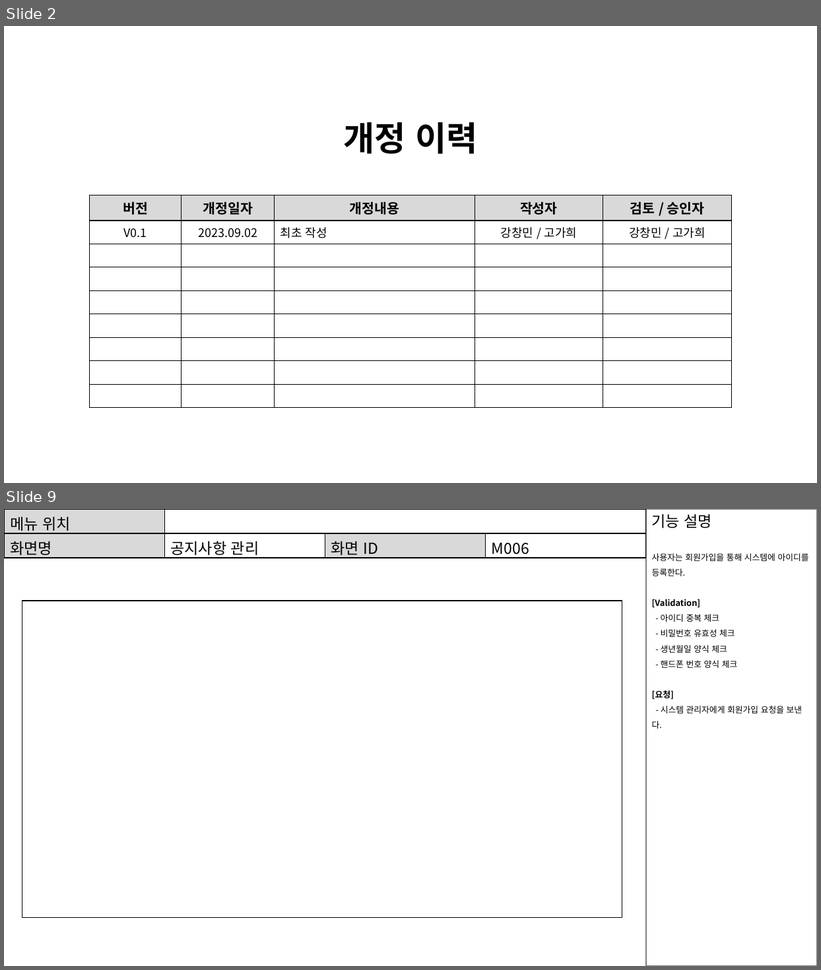
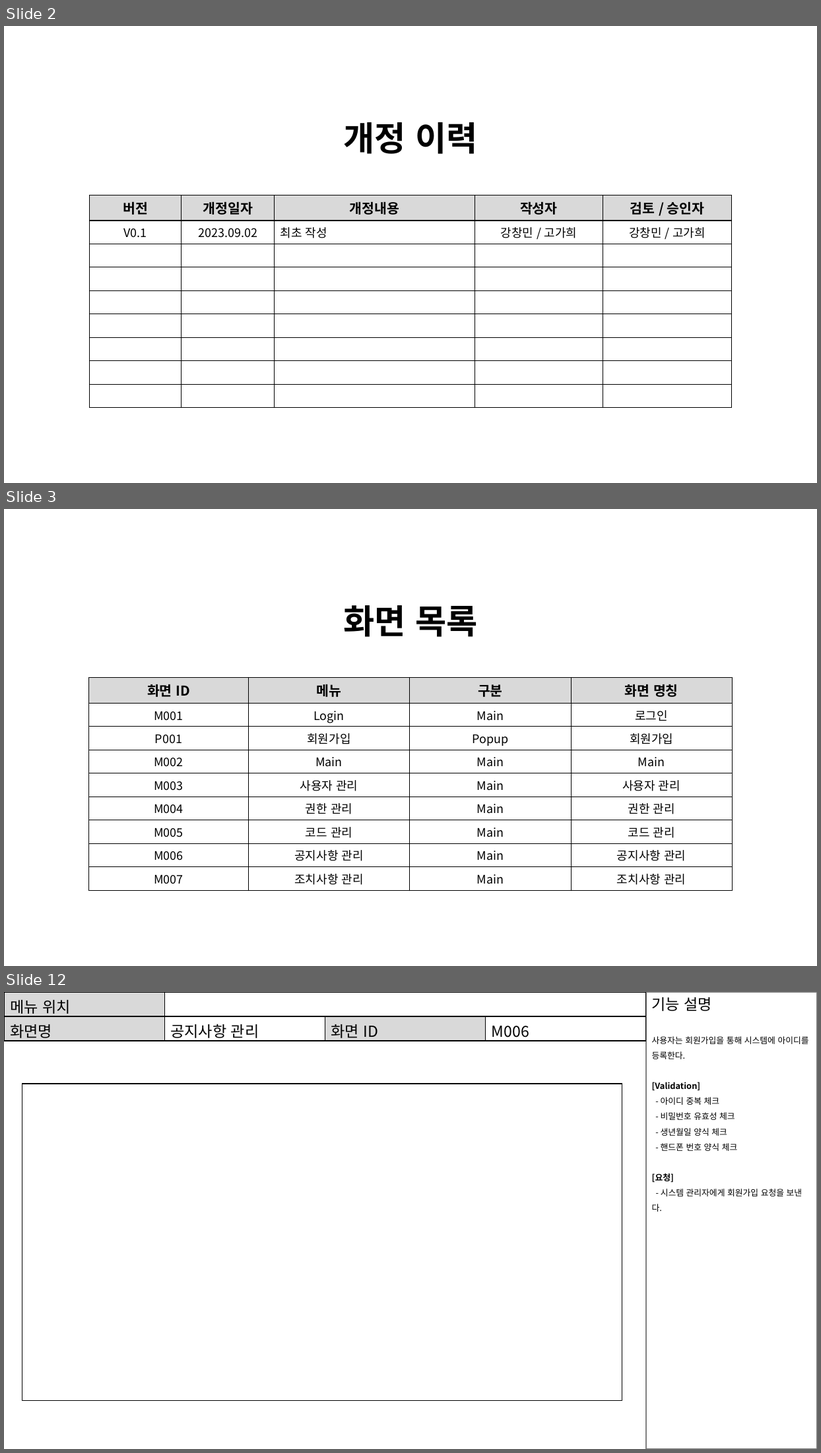
Before and after one commit to ckdals6932/ISSUE-PROJECT, a slide deck: src/main/webapp/document/화면설계서.pptx. Shown one above the other, each under a label of ours: slides 2 and 9 before the commit, slides 2, 3 and 12 after it; the slides between them are not shown. The pictures are 821x970 and 821x1453 pixels, drawn with LibreOffice and Linux fonts; fonts in the diff are those of the drawing. Boxes give left, top, right and bottom in pixels: in the first picture for what was removed or moved away, otherwise in the second. Text is boxed around its words. In the diff, an @@ line names an element or a change of style, - is before the commit and + after.

```diff
--- a/src/main/webapp/document/화면설계서.pptx
+++ b/src/main/webapp/document/화면설계서.pptx
@@ slide 3 added at box(4, 509, 817, 966), background #FFFFFF @@
@@ title added at box(343, 605, 477, 637), 40 pt, text #000000, bold @@
+화면 목록
@@ table added at box(88, 678, 732, 888), 9 rows, 4 columns @@
+화면 ID | 메뉴 | 구분 | 화면 명칭
+M001 | Login | Main | 로그인
+P001 | 회원가입 | Popup | 회원가입
+M002 | Main | Main | Main
+M003 | 사용자 관리 | Main | 사용자 관리
+M004 | 권한 관리 | Main | 권한 관리
+M005 | 코드 관리 | Main | 코드 관리
+M006 | 공지사항 관리 | Main | 공지사항 관리
+M007 | 조치사항 관리 | Main | 조치사항 관리
@@ what was slide 9 is now slide 12 @@
```
Also in this commit, not shown: 6 slides changed, 2 other slides added, 1 other file.
